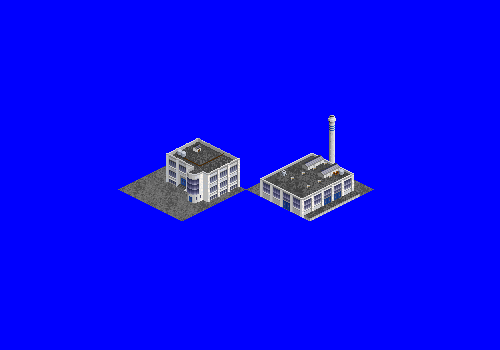
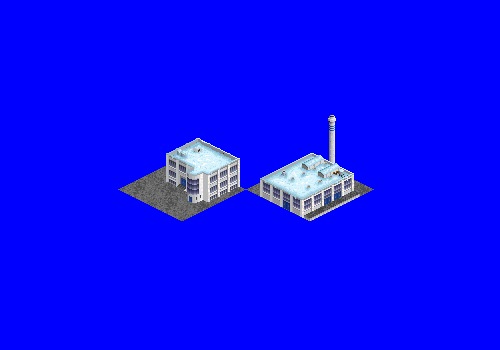
Before/after of a 500 x 350 layered artwork. What changed in the layer stack:
added layer "snow" (1st of 2, in "Offices") in group "Offices" over left=166, top=138, right=240, bottom=175
added layer "snow" (2nd of 2, in "processor") in group "processor" over left=260, top=153, right=354, bottom=199
